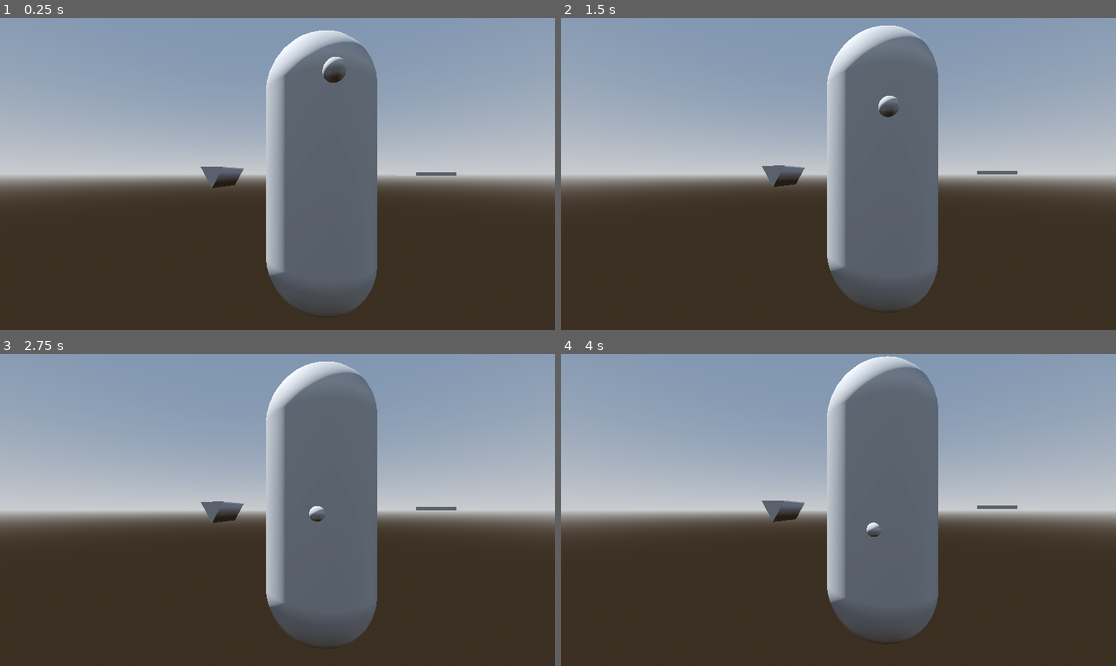
Above: before the commit, frames 1-4 (two rows, left to right).
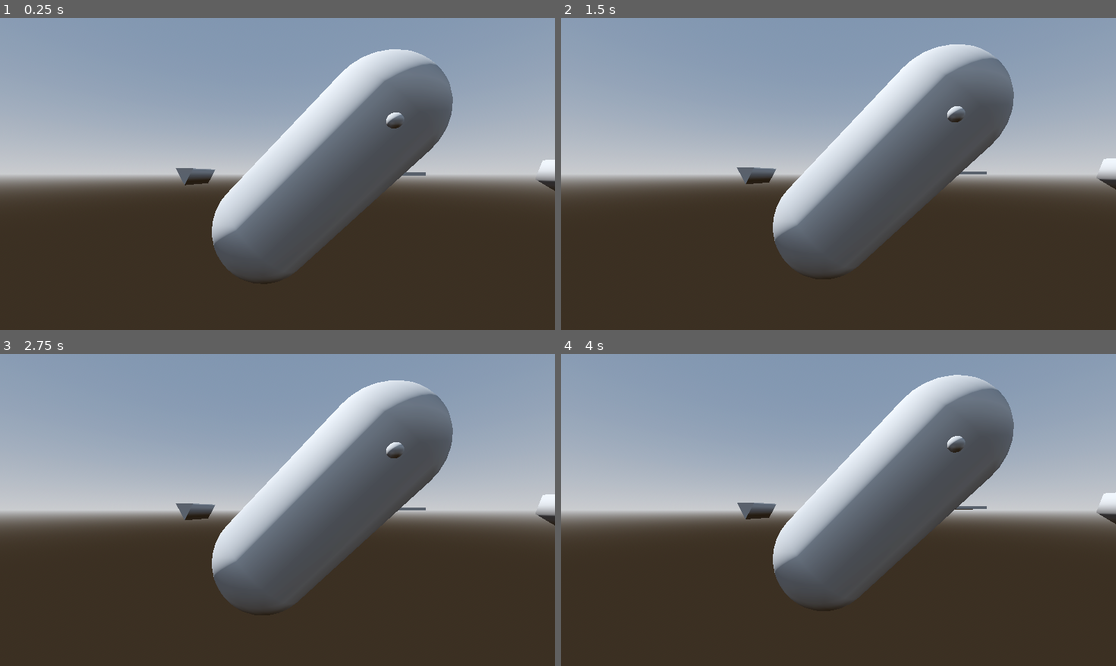
Above: after the commit, the same moments.

Repository: Venorrak/gd-gravity-fields
Game: Godot game, scene res://test3D.tscn
Same seed, same stepped clock (60 frames per second), same inputs: the game is played once before the commit and once after it. This scene is started directly instead of the project's main scene.
Inputs (mouse positions are in pixels of both pictures, inside the frame that each line leads up to):
- Up to frame 1 (0.25 s): no input
- Up to frame 2 (1.5 s): tap Enter at 0.5 s; move the mouse to (960, 158) at 0.52 s; hold Right (ui_right) 0.53-1.25 s; tap Q at 0.6 s; click (960, 158) at 0.67 s; drag from (727, 189) to (810, 236) at 1.27 s
- Up to frame 3 (2.75 s): move the mouse to (333, 441) at 2.02 s; hold Right (ui_right) from 2.03 s (still down); tap Shift at 2.1 s
- Up to frame 4 (4 s): release Right (ui_right) at 2.75 s; drag from (810, 572) to (672, 463) at 2.77 s; move the mouse to (1005, 556) at 3.52 s; hold Left (ui_left) from 3.53 s (still down); tap Q at 3.6 s

The runs differ from the first frame. In frame 1, 21% of the frame differs, in the area x 31-100%, y 4-95%; in frame 2, 21%; in frame 3, 21%; in frame 4, 21%, in the area x 31-100%, y 0-92%.
Error after the commit: Parse Error: Function "rotate_transform_by_provider()" not found in base self. (res://GravityArtifacts/GCurve3D.gd:34)

Commit message:
cleaner and work when only one axis rotated

Diff:
--- a/GravityArtifacts/GCurve3D.gd
+++ b/GravityArtifacts/GCurve3D.gd
@@ -28,8 +28,10 @@
 
 func get_custom_gravity(bodyPosition : Vector3, providerRotation: Vector3) -> Vector3:
 	var gravity : Vector3 = Vector3.DOWN * gravityForce
-	var closestOffset : float = get_closest_offset(bodyPosition)
+	var rotatedBodyPosition = rotateByProvider(bodyPosition, providerRotation * -1)
+	var closestOffset : float = get_closest_offset(rotatedBodyPosition)
 	var closestTransform : Transform3D = sample_baked_with_rotation(closestOffset, false, true)
+	closestTransform = rotate_transform_by_provider(closestTransform, providerRotation)
 	if multipleFaces:
 		var center: Vector3 = closestTransform.origin
 		var up: Vector3 = closestTransform.basis.y.normalized()
@@ -49,30 +51,27 @@
 			to_body_plane.dot(up)
 		)
 
+		angle += step / 2
+
 		if angle < 0:
 			angle += TAU
 
-		if faces % 2 == 0:
-			angle += step / 2
-			if angle > TAU:
-				angle -= TAU
+		if angle > TAU:
+			angle -= TAU
 
 		var index: int = int(floor(angle / step)) % faces
-		if faces % 2 != 0:
-			index += 1
+		#print(index)
 
 		var gravity_angle = -step * index
-		if faces % 2 != 0:
-			gravity_angle += step / 2
 
-		gravity = up.rotated(forward, gravity_angle) * gravityForce
+		gravity = up.rotated(forward, gravity_angle + PI) * gravityForce
 	else:
-		gravity = (bodyPosition - closestTransform.origin).normalized() * gravityForce
+		gravity = (closestTransform.origin - bodyPosition).normalized() * gravityForce
 	return gravity
 
 func rotateByProvider(input, gRotation: Vector3):
+	input = input.rotated(Vector3(0, 1, 0), gRotation.y)
 	input = input.rotated(Vector3(1, 0, 0), gRotation.x)
-	input = input.rotated(Vector3(0, 1, 0), gRotation.y)
 	input = input.rotated(Vector3(0, 0, 1), gRotation.z)
 	return input
 
--- a/GravityArtifacts/GPath3D.gd
+++ b/GravityArtifacts/GPath3D.gd
@@ -1,4 +1,4 @@
 class_name GPath3D extends Path3D
 
 func get_custom_gravity(bodyPosition : Vector3) -> Vector3:
-	return curve.get_custom_gravity(global_position - bodyPosition, global_rotation)
+	return curve.get_custom_gravity(bodyPosition - global_position, global_rotation)
--- a/test3D.tscn
+++ b/test3D.tscn
@@ -112,7 +112,7 @@
 environment = SubResource("Environment_xe411")
 
 [node name="Path3D" type="Path3D" parent="."]
-transform = Transform3D(-4.37114e-08, -1, 0, 1, -4.37114e-08, 0, 0, 0, 1, 0, 0, 0)
+transform = Transform3D(-4.37114e-08, -1, 0, 0.707107, -3.09086e-08, -0.707107, 0.707107, -3.09086e-08, 0.707107, 0, 0, 0)
 curve = SubResource("Curve3D_ou1c5")
 script = ExtResource("2_wuppg")
 
@@ -120,7 +120,7 @@
 script = ExtResource("3_xe411")
 
 [node name="pill_cylindre" type="StaticBody3D" parent="."]
-transform = Transform3D(-4.37114e-08, -1, 0, 1, -4.37114e-08, 0, 0, 0, 1, 0, 0, 0)
+transform = Transform3D(-4.37114e-08, -1, 0, 0.707107, -3.09086e-08, -0.707107, 0.707107, -3.09086e-08, 0.707107, 0, 0, 0)
 
 [node name="CollisionShape3D" type="CollisionShape3D" parent="pill_cylindre"]
 transform = Transform3D(-4.37114e-08, -1, 0, 1, -4.37114e-08, 0, 0, 0, 1, 0, 0, 0)
@@ -141,7 +141,7 @@
 shape = SubResource("CylinderShape3D_xe411")
 
 [node name="cube" type="StaticBody3D" parent="."]
-transform = Transform3D(1, 0, 0, 0, 1, 0, 0, 0, 1, -20.9112, 0, 40.7296)
+transform = Transform3D(-4.37114e-08, -1, 0, 0.707107, -3.09086e-08, -0.707107, 0.707107, -3.09086e-08, 0.707107, 100, 0, 0)
 
 [node name="CollisionShape3D" type="CollisionShape3D" parent="cube"]
 transform = Transform3D(-4.37114e-08, -1, 0, 1, -4.37114e-08, 0, 0, 0, 1, 0, 0, 0)
@@ -162,7 +162,7 @@
 shape = SubResource("BoxShape3D_6mpf0")
 
 [node name="platform" type="StaticBody3D" parent="."]
-transform = Transform3D(1, 0, 0, 0, 1, 0, 0, 0, 1, 52.6903, 0, 32.5135)
+transform = Transform3D(1, 0, 0, 0, 1, 0, 0, 0, 1, 67.0767, 0, 31.5896)
 
 [node name="CollisionShape3D" type="CollisionShape3D" parent="platform"]
 transform = Transform3D(-4.37114e-08, -1, 0, 1, -4.37114e-08, 0, 0, 0, 1, 0, 0, 0)
@@ -201,7 +201,7 @@
 shape = SubResource("BoxShape3D_ndvhq")
 
 [node name="pentagon" type="StaticBody3D" parent="."]
-transform = Transform3D(1, 0, 0, 0, 1, 0, 0, 0, 1, 9.96781, 0, 60.5696)
+transform = Transform3D(1, 0, 0, 0, 1, 0, 0, 0, 1, 41.8647, 0, 64.7731)
 
 [node name="CollisionShape3D" type="CollisionShape3D" parent="pentagon"]
 transform = Transform3D(-4.37114e-08, -1, 0, 1, -4.37114e-08, 0, 0, 0, 1, 0, 0, 0)
@@ -222,7 +222,7 @@
 shape = SubResource("BoxShape3D_y26re")
 
 [node name="triangle" type="StaticBody3D" parent="."]
-transform = Transform3D(1, 0, 0, 0, 1, 0, 0, 0, 1, 52.1254, 9.53674e-07, -34.9756)
+transform = Transform3D(1, 0, 0, 0, 1, 0, 0, 0, 1, 67.06, 0, -56.1323)
 
 [node name="CollisionShape3D" type="CollisionShape3D" parent="triangle"]
 transform = Transform3D(-4.37114e-08, -1, 0, 1, -4.37114e-08, 0, 0, 0, 1, 0, 0, 0)
@@ -259,7 +259,7 @@
 shape = SubResource("SphereShape3D_ryfo5")
 
 [node name="GravityBody3D" type="RigidBody3D" parent="." node_paths=PackedStringArray("arrow")]
-transform = Transform3D(1, 0, 0, 0, 1, 0, 0, 0, 1, -10.6356, 4.48481, 0.67004)
+transform = Transform3D(1, 0, 0, 0, 1, 0, 0, 0, 1, -5.48619, 3.39809, 4.75515)
 gravity_scale = 0.0
 script = ExtResource("5_y26re")
 arrow = NodePath("ShapeCast3D")
